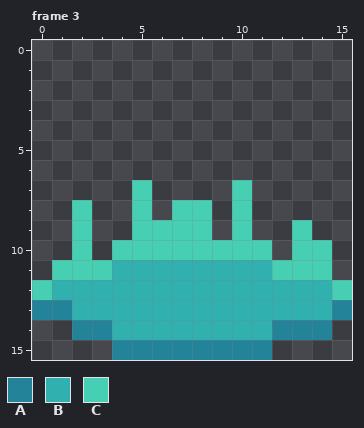
Two states of a pixel-art file, assets/holywater.aseprite. That is the earlier state.
16x16 pixels, 3 frames. Shown: frame 3.
Palette (. is transparent): A #228399  B #31b0b0  C #46cfb3
Pixels before, frame 3, first column x 0:
 7 .....C....C.....
 8 ..C..C.CC.C.....
 9 ..C..CCCC.C..C..
10 ..C.CCCCCCCC.CC.
11 .CCCBBBBBBBBCCC.
12 CBBBBBBBBBBBBBBC
13 AABBBBBBBBBBBBBA
14 ..AABBBBBBBBAAA.
15 ....AAAAAAAA....
The same view after the edit:
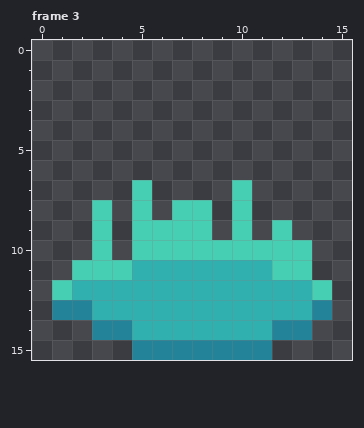
Diff:
Frame 3:
y 8: x 2..3 C. -> .C
y 9: x 2..3 C. -> .C; x 12..13 .C -> C.
y 10: x 2..4 C.C -> .C.; x 12 . -> C; x 14 C -> .
y 11: x 1 C -> .; x 4 B -> C; x 14 C -> .
y 12: x 0..1 CB -> .C; x 14..15 BC -> C.
y 13: x 0 A -> .; x 2 B -> A; x 14..15 BA -> A.
y 14: x 2 A -> .; x 4 B -> A; x 14 A -> .
y 15: x 4 A -> .
Pixel boxes of the changes (left, top, right, bottom) in both pictures:
changed: (32, 200, 132, 360)
changed: (272, 220, 352, 340)
